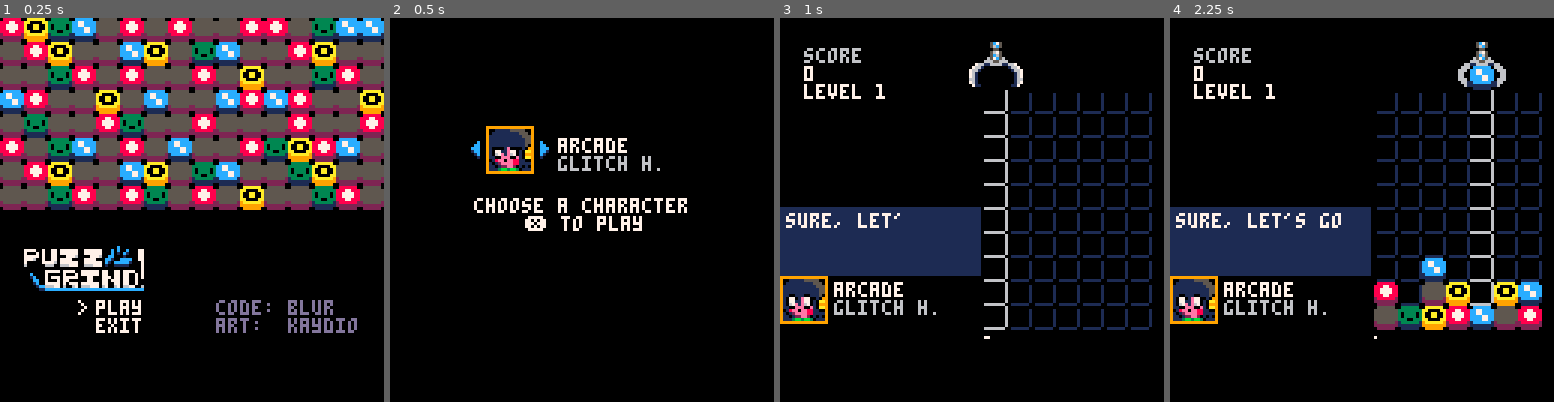
Above: before the commit, frames 1-4 (left to right).
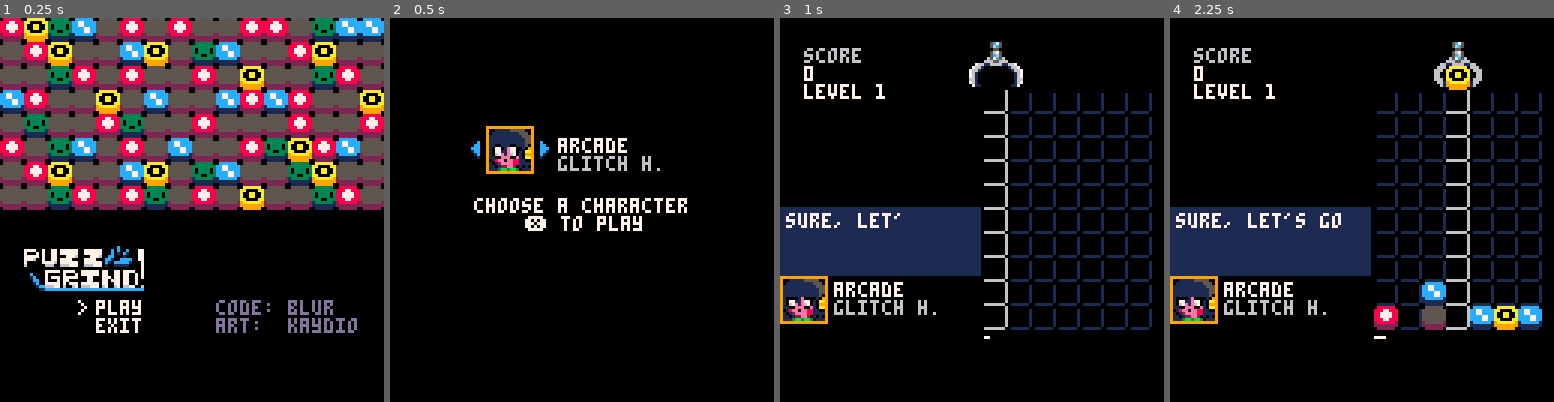
Above: after the commit, the same moments.

Repository: ssblur/puzzgrind
Game: PICO-8 cartridge puzgrind.p8
Same seed, same stepped clock (60 frames per second), same inputs: the game is played once before the commit and once after it.
Inputs:
- Up to frame 1 (0.25 s): no input
- Up to frame 2 (0.5 s): tap X (X key) at 0.33 s
- Up to frame 3 (1 s): tap O (Z key) at 0.7 s
- Up to frame 4 (2.25 s): tap X (X key) at 1.07, 1.85 s; hold Right 1.6-2.1 s; tap O (Z key) at 1.7, 2.1 s; hold Up from 2.15 s (still down)

Frame 1 is identical in both runs. In frame 2, less than 0.1% of the frame differs, in the area x 27-33%, y 32-35%; in frame 3, less than 0.1%; in frame 4, 6.8%, in the area x 2-97%, y 6-84%.

Commit message:
Fix button bug Separate out character

Diff:
--- /dev/null
+++ b/characters.lua
@@ -0,0 +1,107 @@
+c = {
+    {
+        name = "grime",
+        gang = "dank krew",
+        match = {
+            "radicool!\n  (radical+cool)",
+            "sick moves!",
+            "niiiiiiiice",
+            "that was dank"
+        },
+        watch = {
+            "gotta watch \nout",
+            "that's a lotta\nblocks, damn",
+            "i have every \ndisease"
+        },
+        start = {
+            "let's get nasty!"
+        },
+        over = {
+            "ugh! you reek!"
+        }
+    },
+    {
+        name = "sludge",
+        gang = "dank krew",
+        match = {
+            "..."
+        },
+        watch = {
+            "..."
+        },
+        start = {
+            "...fine"
+        },
+        over = {
+            "...pathetic"
+        }
+    },
+    {
+        name = "arcade",
+        gang = "glitch h.",
+        match = {
+            "that's cool,\ni guess...",
+            "sweet",
+            "(:"
+        },
+        watch = {
+            "that really\ngrinds my gears",
+            ":/",
+            "wait, fr?"
+        },
+        start = {
+            "sure, let's go"
+        },
+        over = {
+            "whatever..."
+        }
+    },
+    {
+        name = "bashi",
+        gang = "glitch h.",
+        match = {
+            "bashi blast!"
+        },
+        watch = {
+            "[redacted]"
+        },
+        start = {
+            "fine"
+        },
+        over = {
+            "goddammit"
+        }
+    },
+    {
+        name = "shambo",
+        gang = "street rats",
+        match = {
+            "this is like\nthat time..."
+        },
+        watch = {
+            "ew, i got some\nblock on me"
+        },
+        start = {
+            "luck's on our\nside!"
+        },
+        over = {
+            "better luck next time!"
+        }
+    },
+    {
+        name = "flow",
+        gang = "street rats",
+        match = {
+            "get it twisted"
+        },
+        watch = {
+            "ugh... not cool"
+        },
+        start = {
+            "go with the flow!"
+        },
+        over = {
+            "you'll find your rhythm!"
+        }
+    }
+}
--- a/puzgrind.p8
+++ b/puzgrind.p8
@@ -1,30 +1,32 @@
 pico-8 cartridge // http://www.pico-8.com
 version 42
 __lua__
+#include ./characters.lua
 game = 0
 w = 7 -- board width
 h = 10 -- board height
 
-tick = 0
-freq = 4
-
+_bup = 4
+_gup = 40
 function _update()
- _ubtn()
-	tick += 1
+	_gup -= 1
+	_gup %= 40
 	if game==1 then
 		_uchar()
 		_ucrane()
 		_upoint()
-		if tick % freq != 0 then
+		_bup -= 1
+		if _bup > 0 then
 			return
 		end
+		_bup = 4
 		_uboard()
 	elseif game==0 then
 		_ummenu()
 	elseif game==2 then
 		_cdiap = min(_cdiap+1,
 			#_cdial)
-		if _x then
+		if _x() then
 			game = 0
 		end
 	elseif game==3 then
@@ -60,50 +62,30 @@
 	end
 end
 
-_x = false
-_hldx = false
-_delx = 0
-function _ubtn()
-	_x = false
-	if _delx > tick then
-		return
-	end
-	local b = btn(❎) or btn(🅾️)
-	if not _hldx and b then
-		_hldx = true
-		_x = true
-		sfx(2, 1)
-	end
-	if not b then
-		_hldx = false
-	end
-end
 -->8
-_cfreq = 40
-_ch = 2 -- selected character
+_ch = 3 -- selected character
 _cdial = ""
 _cdiap = 0
 _cdiat = 0
 
 function _dchar()
-	local c = _cfreq / 2
 	local ch = _ch - 1
 	local y = 86
 	ch *= 4
 	map(
-		(tick%_cfreq>c and 2 or 0)
+		(_gup>20 and 2 or 0)
 		+ ch,
 		0,
 		0,	y,
 		2, 2
 	)
-	print(_cname[_ch],
+	print(c[_ch].name,
 		18, y+2, 7)
-	print(_cgang[_ch],
+	print(c[_ch].gang,
 		18, y+8, 6)
 
 
-	if _cdiat > tick then
+	if _cdiat > 0 then
 		local d =
 			sub(_cdial, 0, _cdiap)
 		y -= 23
@@ -115,134 +97,39 @@
 function _uchar()
 	_cdiap = min(_cdiap+1,
 		#_cdial)
-end
-
-_dmatch = {
-	{
-		"radicool!\n  (radical+cool)",
-		"sick moves!",
-		"niiiiiiiice",
-		"that was dank"
-	},
-	{
-		"that's cool,\ni guess...",
-		"sweet",
-		"(:"
-	},
-	{
-		"bashi blast!"
-	},
-	{
-		"this is like\nthat time..."
-	},
-	{
-	 [["find my tags"
-	 -themderman]]
-	},
-	{
-		"..."
-	}
-}
-_dwatch = {
-	{
-		"gotta watch \nout",
-		"that's a lotta\nblocks, damn",
-		"i have every \ndisease"
-	},
-	{
-		"that really\ngrinds my gears",
-		":/",
-		"wait, fr?"
-	},
-	{
-		"[redacted]"
-	},
-	{
-		"ew, i got some\nblock on me"
-	},
-	{
-		"ugh... not cool"
-	},
-	{
-		"..."
-	}
-}
-
-_dstart = {
-	{
-		"let's get nasty!"
-	},
-	{
-		"sure, let's go"
-	},
-	{
-		"fine"
-	},
-	{
-		"luck's on our\nside!"
-	},
-	{
-		"just go with\nthe flow!"
-	},
-	{
-		"..."
-	}
-}
-
-_dover = {
-	{
-		"ugh! you reek!"
-	},
-	{
-		"whatever..."
-	},
-	{
-		"goddammit"
-	},
-	{
-		"better luck next time!"
-	},
-	{
-		"you'll find your rhythm!"
-	},
-	{
-		"...pathetic"
-	}
-}
-
-function get_dialogue(t)
+	_cdiat = max(_cdiat-1,0)
+end
+
+
+function rndt(t)
 	return t[ceil(rnd(#t))]
 end
 
 function dwatch()
-	if _cdiat > tick then
+	if _cdiat > 0 then
 		return nil
 	end
-	_cdial = get_dialogue(
-		_dwatch[_ch])
+	_cdial = rndt(c[_ch].watch)
 	_cdiap = 2
-	_cdiat = tick + 150
+	_cdiat = 150
 end
 
 function dmatch()
-	_cdial = get_dialogue(
-		_dmatch[_ch])
+	_cdial = rndt(c[_ch].match)
 	_cdiap = 2
-	_cdiat = tick + 150
+	_cdiat = 150
 end
 
 function dstart()
-	_cdial = get_dialogue(
-	 _dstart[_ch])
+	_cdial = rndt(c[_ch].start)
 	_cdiap = 2
-	_cdiat = tick + 200
+	_cdiat = 200
 end
 
 function dover()
-	_cdial = get_dialogue(
-	 _dover[_ch])
+	_cdial = rndt(c[_ch].over)
 	_cdiap = 2
-	_cdiat = tick + 200
+	_cdiat = 200
 end
 -->8
 function resetboard()
@@ -286,7 +173,6 @@
 
 function gameover()
 	game = 2
-	_delx = tick + 30
 	dover()
 end
 
@@ -352,22 +238,22 @@
 end
 
 mcool = 0
-
 function _ucrane()
-	if mcool < tick then
+	if mcool < 0 then
 		if btn(➡️) and crane<w then
-			mcool = tick + 3
+			mcool = 3
 			crane += 1
 			sfx(0, 1)
 		end
 		if btn(⬅️) and crane>1 then
-			mcool = tick + 3
+			mcool = 3
 			crane -= 1
 			sfx(0, 1)
 		end
-	end
-	if _x then
-		pcool = tick + 10
+	else
+		mcool -= 1
+	end
+	if _x() then
 		if reserved then
 			for i=h,1,-1 do
 				if reserved then
@@ -535,23 +421,18 @@
 _mmy = 72
 _hldx = false
 
-_mmcool = 0
 function _ummenu()
-	if btn(⬆️)
-		and _mmcool < tick then
+	if _u() then
 		_mmsel -= 1
 		sfx(2, 1)
-		_mmcool = tick + 5
-	end
-	if btn(⬇️)
-		and _mmcool < tick then
+	end
+	if _d() then
 		_mmsel += 1
 		sfx(2, 1)
-		_mmcool = tick + 5
 	end
 	_mmsel = min(_mmsel, #_mmopt)
 	_mmsel = max(_mmsel, 1)
-	if _x then
+	if _x() then
 		_mmopt[_mmsel][2]()
 	end
 
@@ -575,50 +456,35 @@
 	x -= 6
 	print(">", x, y+_mmsel*6)
 
- x += 46
- y += 6
+	x += 46
+	y += 6
 	print("code: blur", x, y, 13)
 	print("art:  kaydio")
 
 	map(0, 6, 0, 0, 16, 8)
 end
 -->8
-_maxch = 6
-_cname = {
-	"grime",
-	"arcade",
-	"bashi",
-	"shambo",
-	"flow",
-	"sludge"
-}
-_cgang = {
-	"dank krew",
-	"glitch h.",
-	"glitch h.",
-	"street rats",
-	"street rats",
-	"dank krew"
-}
 
 function _upsel()
-	if _x then
+	if _x() then
 		game = 1
 		dstart()
 	end
-	if mcool < tick then
-		if btn(➡️) then
-			mcool = tick + 5
+	if mcool <= 0 then
+		if _r() then
+			mcool = 5
 			_ch += 1
 			sfx(2, 1)
 		end
-		if btn(⬅️) then
-			mcool = tick + 5
+		if _l() then
+			mcool = 5
 			_ch -= 1
 			sfx(2, 1)
 		end
-	end
-	_ch = min(_ch, _maxch)
+	else
+		mcool -= 1
+	end
+	_ch = min(_ch, #c)
 	_ch = max(_ch, 1)
 end
 
@@ -630,21 +496,20 @@
 	end
 
 	x += 8
-	local c = _cfreq / 2
 	local ch = _ch - 1
 	ch *= 4
 	map(
-		(tick%_cfreq>c and 2 or 0)
+		(_gup>20 and 2 or 0)
 		+ ch, 0,
 		x,	y-4,
 		2, 2
 	)
 
-	print(_cname[_ch],x+24,y,7)
-	print(_cgang[_ch],x+24,y+6,6)
+	print(c[_ch].name,x+24,y,7)
+	print(c[_ch].gang,x+24,y+6,6)
 
 	x += 16
-	if _ch < _maxch then
+	if _ch < #c then
 		spr(35, x, y, 1, 1, false)
 	end
 
@@ -654,6 +519,27 @@
 		x, y, 7)
 	print("\*5 \-d❎ to play")
 end
+
+function _x()
+	return btnp(❎) or btnp(🅾️)
+end
+
+function _u()
+	return btnp(⬆️)
+end
+
+function _d()
+	return btnp(⬇️)
+end
+
+function _l()
+	return btnp(⬅️)
+end
+
+function _r()
+	return btnp(➡️)
+end
+
 __gfx__
 00000000088888800cccccc0033333300aaaaaa00555555001100000011000000000000000000000000000000000000000000000000000000000000000000000
 0000000088877888cc77cccc33333333aa0000aa555555551f1111001f11dd100000000000000000000000000000000000000000000000000000000000000000
@@ -904,8 +790,8 @@
 0001010101010101000000000000000000000000000000000000000000000000000000000000000000000000000000000000000000000000000000000000000000000000000000000000000000000000000000000000000000000000000000000000000000000000000000000000000000000000000000000000000000000000
 0000000000000000000000000000000000000000000000000000000000000000000000000000000000000000000000000000000000000000000000000000000000000000000000000000000000000000000000000000000000000000000000000000000000000000000000000000000000000000000000000000000000000000
 __map__
-404142434445464748494a4b606162636465666768696a6b0000000000000000000000000000000000000000000000000000000000000000000000000000000000000000000000000000000000000000000000000000000000000000000000000000000000000000000000000000000000000000000000000000000000000000
-505152535455565758595a5b707172737475767778797a7b0000000000000000000000000000000000000000000000000000000000000000000000000000000000000000000000000000000000000000000000000000000000000000000000000000000000000000000000000000000000000000000000000000000000000000
+4041424368696a6b4445464748494a4b60616263646566670000000000000000000000000000000000000000000000000000000000000000000000000000000000000000000000000000000000000000000000000000000000000000000000000000000000000000000000000000000000000000000000000000000000000000
+5051525378797a7b5455565758595a5b70717273747576770000000000000000000000000000000000000000000000000000000000000000000000000000000000000000000000000000000000000000000000000000000000000000000000000000000000000000000000000000000000000000000000000000000000000000
 c0c1c2c3c4c50000000000000000000000000000000000000000000000000000000000000000000000000000000000000000000000000000000000000000000000000000000000000000000000000000000000000000000000000000000000000000000000000000000000000000000000000000000000000000000000000000
 d0d1d2d3d4d50000000000000000000000000000000000000000000000000000000000000000000000000000000000000000000000000000000000000000000000000000000000000000000000000000000000000000000000000000000000000000000000000000000000000000000000000000000000000000000000000000
 e0e1e2e3e4e50000000000000000000000000000000000000000000000000000000000000000000000000000000000000000000000000000000000000000000000000000000000000000000000000000000000000000000000000000000000000000000000000000000000000000000000000000000000000000000000000000
